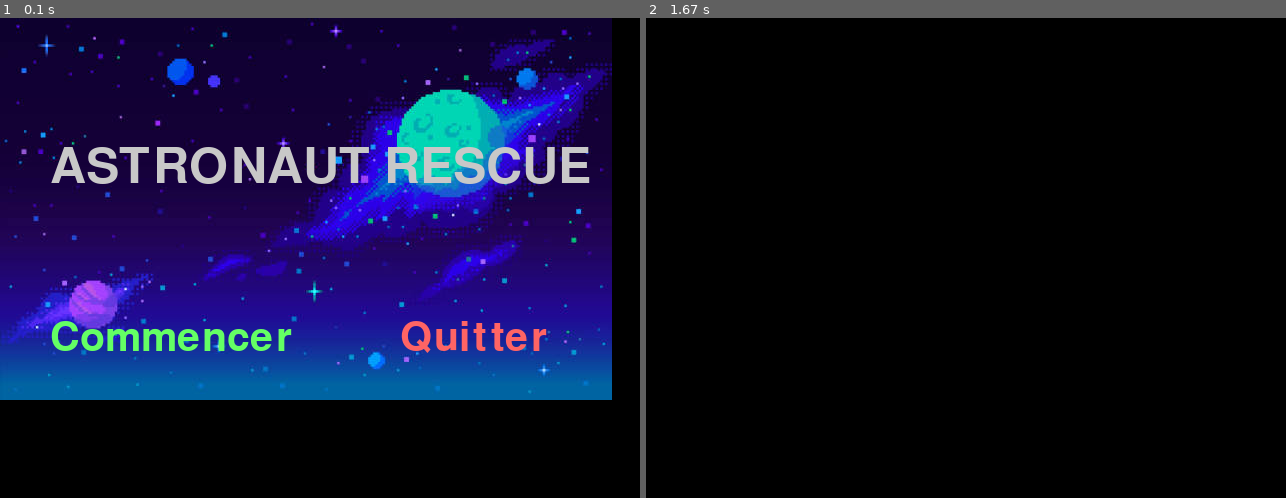
Above: before the commit, frames 1-2 (left to right).
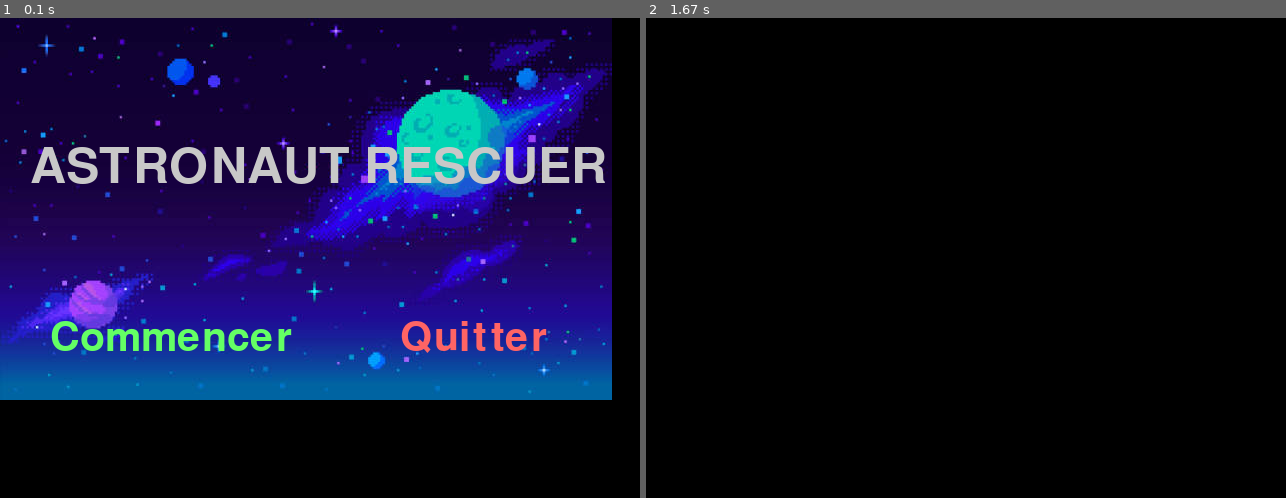
Above: after the commit, the same moments.

Repository: Gabbro-EXIA/PygamePLatformerDevApp
Game: pygame game, started from menu.py
Same seed, same stepped clock (60 frames per second), same inputs: the game is played once before the commit and once after it.
Inputs:
- Up to frame 1 (0.1 s): no input
- Up to frame 2 (1.67 s): click "Commencer" at 0.38 s

The runs differ from the first frame. In frame 1, 3.5% of the frame differs, in the area x 4-95%, y 26-35%; in frame 2, nothing differs.

Commit message:
modif menu 2

Diff:
--- a/menu.py
+++ b/menu.py
@@ -64,9 +64,9 @@
 
         font = pygame.font.Font(None, 74)
 
-        text = font.render("ASTRONAUT RESCUE", True, (200, 200, 200))
+        text = font.render("ASTRONAUT RESCUER", True, (200, 200, 200))
 
-        self.screen.blit(text, (50, 125))
+        self.screen.blit(text, (30, 125))
 
 
         font_bouton = pygame.font.Font(None, 60)
